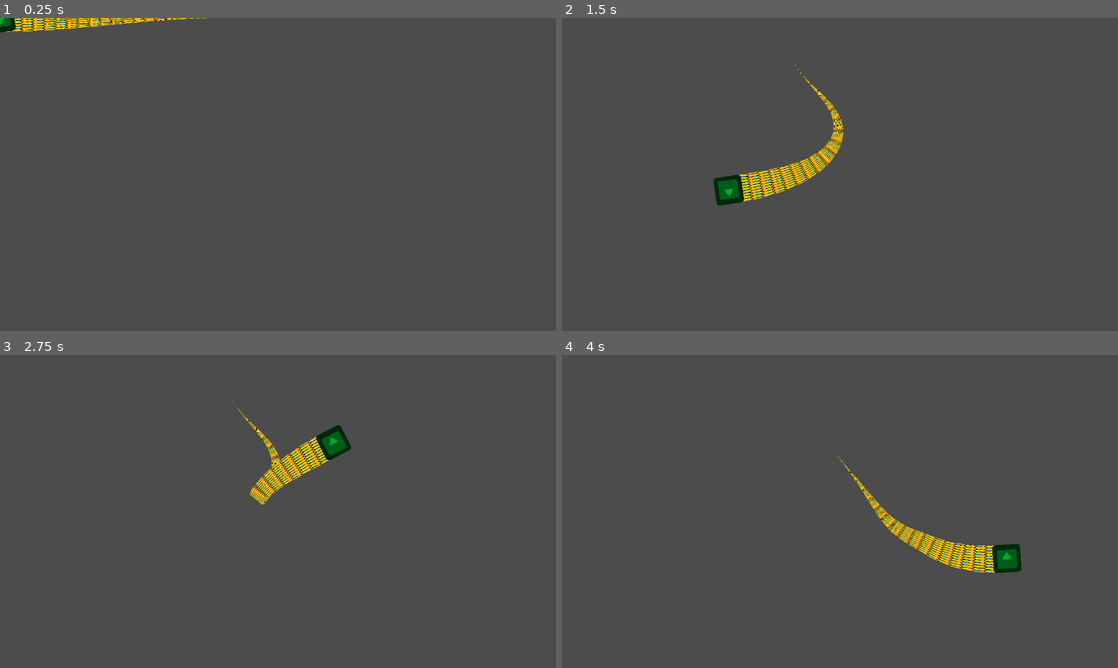
Above: before the commit, frames 1-4 (two rows, left to right).
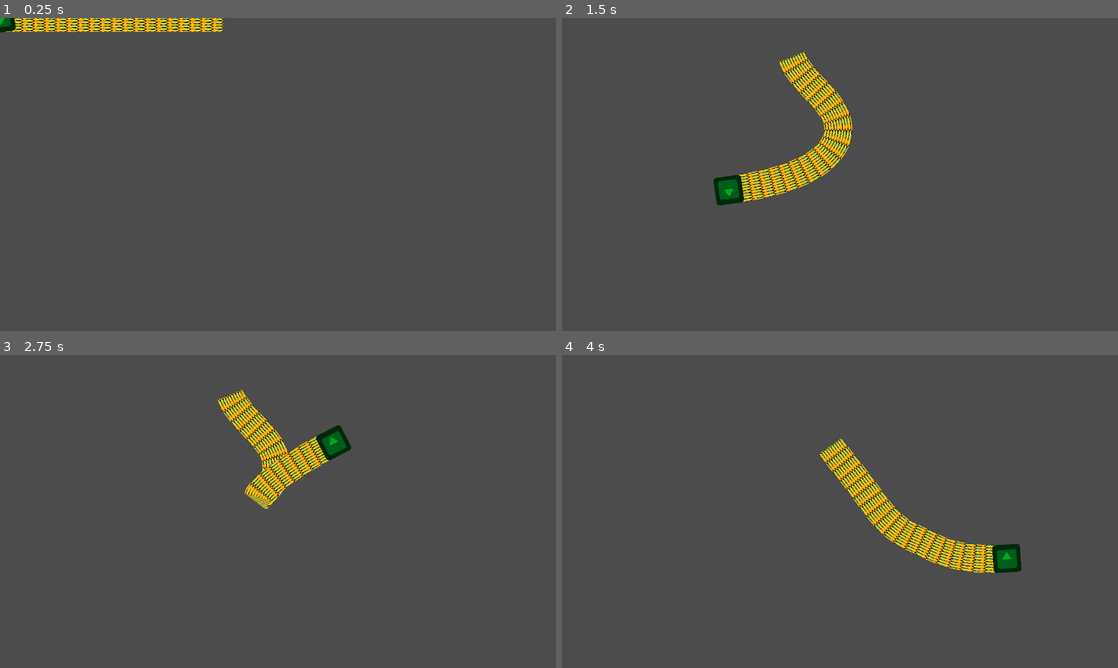
Above: after the commit, the same moments.

Repository: Bumfuzzle91/snake-game
Game: Godot game, scene res://snake/snake.tscn
Two runs of this game, one before a commit and one after it. Both use one fixed random seed, a clock stepped at 60 frames per second and the inputs below. The engine's default icon, where the game draws it, is replaced by a stand-in: a white triangle on a blue panel in a dark square.
Inputs (mouse positions are in pixels of both pictures, inside the frame that each line leads up to):
- Up to frame 1 (0.25 s): no input
- Up to frame 2 (1.5 s): tap Enter at 0.5 s; move the mouse to (962, 158) at 0.52 s; tap Space at 1.25 s; move the mouse to (728, 190) at 1.27 s
- Up to frame 3 (2.75 s): tap Enter at 2 s; move the mouse to (333, 442) at 2.02 s
- Up to frame 4 (4 s): tap Space at 2.75 s; move the mouse to (812, 574) at 2.77 s; tap Enter at 3.5 s; move the mouse to (1006, 558) at 3.52 s

The runs differ from the first frame. In frame 1, 1.4% of the frame differs, in the area x 2-41%, y 0-5%; in frame 2, 2.8%, in the area x 31-53%, y 10-59%; in frame 3, 2.2%; in frame 4, 2.7%.

Commit message:
progress commit for giving body a seperate distort method

Diff:
--- a/src/snake/snake.tscn
+++ b/src/snake/snake.tscn
@@ -9,7 +9,7 @@
 [ext_resource path="res://snake/snake_head.gd" type="Script" id=7]
 
 [sub_resource type="Curve" id=2]
-_data = [ Vector2( 0, 1 ), 0.0, 0.0, 0, 0, Vector2( 1, 0 ), 0.0, 0.0, 0, 0 ]
+_data = [ Vector2( 0, 1 ), 0.0, 0.0, 0, 0, Vector2( 1, 0.427273 ), 0.0, 0.0, 0, 0 ]
 
 [sub_resource type="CurveTexture" id=3]
 curve = SubResource( 2 )
--- a/src/snake/snake_pseudo_mesh.gd
+++ b/src/snake/snake_pseudo_mesh.gd
@@ -12,6 +12,8 @@
 
 var verts
 var uvs
+var path_normals
+var path_offsets
 
 func _ready():
 	body = get_parent()
@@ -23,10 +25,11 @@
 	rid = body.get_canvas_item()
 	tex = body.scale_texture.get_rid()
 
-	create_mesh_from_path(path, body.width)
+	assign_mesh_data_from_path(path, body.width)
+	update()
 
 func _process(delta):
-	create_mesh_from_path(path, body.width)
+	assign_mesh_data_from_path(path, body.width)
 	update()
 
 func _draw():
@@ -45,7 +48,7 @@
 
 		count += 2
 
-	indices = PoolIntArray(indices)
+	#indices = PoolIntArray(indices)
 
 	#regualr canvas item draw commands don't seem to work here
 	#my theory is that because node2d doesn't draw, nothing is done automatically
@@ -60,39 +63,47 @@
 	VisualServer.canvas_item_add_triangle_array(rid, indices, verts, PoolColorArray(), uvs,
 			PoolIntArray(), PoolRealArray(), tex)
 
-func create_mesh_from_path(path, width):
+func assign_mesh_data_from_path(path, width):
 	verts = []
 	uvs = []
+	path_normals = []
+	path_offsets = []
 
 	var points = path.curve.get_baked_points()
 	var segments = points.size()
 
 	var point_offset = Vector2(width, width) * .5
-	follow.v_offset = width
 
 	#reverse the curve so that it is drawn (from our perspective) back to front
 	#otherwise the snake would appear to go under itself when overlapping itself
 	points.invert()
 
+	follow.v_offset = width
 	for i in range(0, segments):
 		var point = points[i]
-		var follow_offset = curve.get_closest_offset(point)
-
+		var follow_pixel_offset = curve.get_closest_offset(point)
+		var path_offset = follow_pixel_offset / curve.get_baked_length()
 
 		#path follow offset in pixels
 		#must offset before getting normal, otherwise there are artifacts
-		follow.offset = follow_offset
+		follow.offset = follow_pixel_offset
 		var normal = (follow.position - point).normalized()
 
-		var distort_curve = body.distort_curve_texture.curve
-		#multiply offset by distortion curve. values for interpolate expected to be normalized
-		var new_point_offset = point_offset * distort_curve.interpolate(follow_offset / curve.get_baked_length())
-
-		verts.append(point - new_point_offset * normal)
-		verts.append(point + new_point_offset * normal)
+		verts.append(point + point_offset * -normal)
+		verts.append(point + point_offset * normal)
 
 		uvs.append(Vector2(0, i / (segments - 1.0)))
 		uvs.append(Vector2(1, i / (segments - 1.0)))
 
-	verts = PoolVector2Array(verts)
-	uvs = PoolVector2Array(uvs)
+		path_normals.append(-normal)
+		path_normals.append(normal)
+
+		path_offsets.append(follow.offset)
+		path_offsets.append(follow.offset)
+
+func distort_mesh():
+	pass
+#		var distort_curve = body.distort_curve_texture.curve
+#
+#		#multiply offset by distortion curve. values for interpolate expected to be normalized
+#		var new_point_offset = point_offset * distort_curve.interpolate(path_offset)
